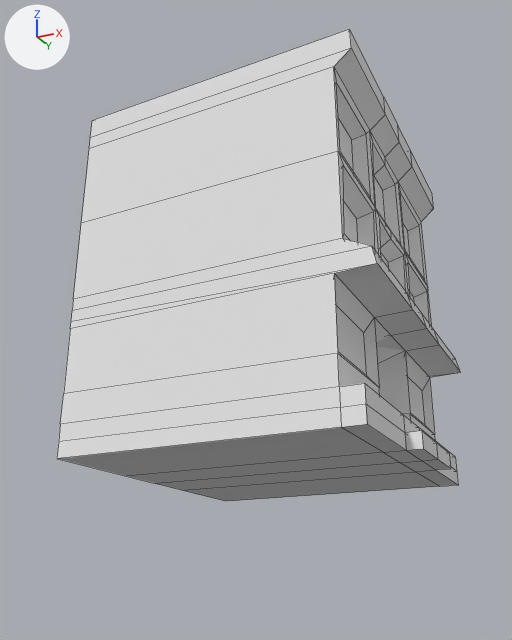
A saved change to the Blender file Assets/oldtown_genderic1.blend.
The view is the same before and after, from a 50 mm camera at (94.0, -236.0, -103.0) aimed at (-19.0, -9.0, -1.0). Lighting does not change. The marker at upper left points along +X, +Y and +Z. Mesh edges are drawn as thin lines.

The scene before the commit, as lines of its bpy script (objects in view):
```python
me_cube = bpy.data.meshes.new('Cube')
me_cube.from_pydata(...)  # 230 vertices, 228 faces; spans x -68.1..43.4, y -57.0..57.0, z -59.1..74.9
me_cube.materials.append(mat_material)  # its picture is missing
ob_cube = bpy.data.objects.new('Cube', me_cube)
ob_cube.location = (0.0, 0.0, 1.1)
```
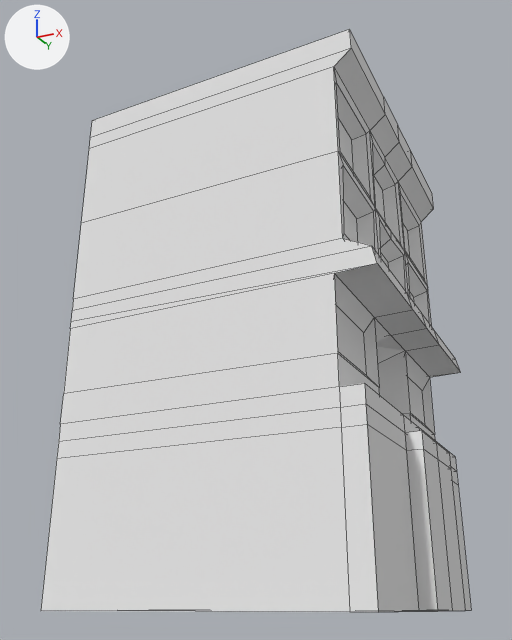
What differs and where, as boxes [x1, y1, x2, y2] in the pictures (512 x 640 px):
'Cube', reshaped (7% wider, 23% taller): before [57, 29, 460, 501]; after [41, 29, 471, 612]
part 1 of me_cube, built on: before [58, 424, 457, 501]; after [41, 424, 471, 612]

The change in detail:
me_cube is used by ob_cube; location (0.0, 0.0, 1.1).
me_cube had 230 vertices, 228 faces and spanned x -68.1..43.4, y -57.0..57.0, z -59.1..74.9.
me_cube now has 244 vertices, 242 faces and spans x -68.1..43.4, y -57.0..57.0, z -105.1..74.9.
Part 1, on me_cube:
4 vertices are removed from x 30.2..37.5, y -19.0..19.0, z -59.1.
10 faces are deleted.
4 vertices are added at (30.2, -19.0, -105.1), (30.2, 19.0, -105.1), (30.2, 0.0, -105.1), (37.5, 0.0, -105.1).
14 new vertices lie (0.0, 0.0, -46.0) away from vertices in x -68.1..42.8, y -57.0..57.0, z -59.1.
24 new faces join them.
